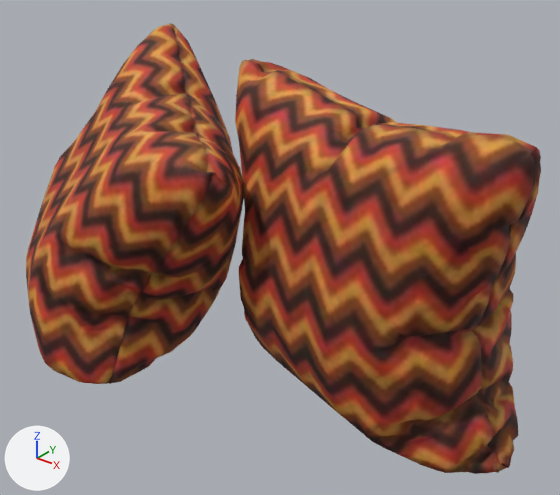
Before and after pictures for a commit that changed the glTF model assets/models/throw_pillows_01.glb.
One viewpoint serves both versions: a camera (50 mm lens) standing at (0.729, -0.818, 0.684) and looking at (0.084, -0.012, 0.184). The lights are fixed; the arrows at lower left show +X, +Y and +Z. The older version comes first. Where no turn or scale is listed for an object, it has been applied to the vertices. Vertices at exactly the same position are counted once.

Script lines for the objects in view, before the commit:
```python
mat_throw_pillows_01 = bpy.data.materials.new('throw_pillows_01')
mat_throw_pillows_01.use_nodes = True; mat_throw_pillows_01.node_tree.nodes.clear()
_N = mat_throw_pillows_01.node_tree.nodes; _L = mat_throw_pillows_01.node_tree.links
n0 = _N.new('ShaderNodeBsdfPrincipled'); n0.name = 'Principled BSDF'
n1 = _N.new('ShaderNodeOutputMaterial'); n1.name = 'Material Output'
n2 = _N.new('ShaderNodeTexImage'); n2.name = 'Image Texture'
n2.image = img_throw_pillows_01_diff
n3 = _N.new('ShaderNodeMath'); n3.name = 'Math'
n3.operation = 'MULTIPLY'
n3.inputs[1].default_value = 0.0  # 'Value'
n4 = _N.new('ShaderNodeSeparateColor'); n4.name = 'Separate Color'
n5 = _N.new('ShaderNodeTexImage'); n5.name = 'Image Texture.001'
n5.image = img_throw_pillows_01_rough
n6 = _N.new('ShaderNodeNormalMap'); n6.name = 'Normal Map'
n6.uv_map = 'UVMap'
n7 = _N.new('ShaderNodeTexImage'); n7.name = 'Image Texture.002'
n7.image = img_throw_pillows_01_nor_gl
_L.new(n0.outputs[0], n1.inputs[0])  # 'BSDF' to 'Surface'
_L.new(n2.outputs[0], n0.inputs[0])  # 'Color' to 'Base Color'
_L.new(n3.outputs[0], n0.inputs[1])  # 'Value' to 'Metallic'
_L.new(n4.outputs[2], n3.inputs[0])  # 'Blue' to 'Value'
_L.new(n4.outputs[1], n0.inputs[2])  # 'Green' to 'Roughness'
_L.new(n5.outputs[0], n4.inputs[0])  # 'Color' to 'Color'
_L.new(n6.outputs[0], n0.inputs[5])  # 'Normal' to 'Normal'
_L.new(n7.outputs[0], n6.inputs[1])  # 'Color' to 'Color'
me_plane_005 = bpy.data.meshes.new('Plane.005')
me_plane_005.from_pydata(...)  # 1912 vertices, 3815 faces; spans x -0.463..0.477, y -0.226..0.225, z -0.225..0.225
me_plane_005.materials.append(mat_throw_pillows_01)
ob_throw_pillows_01_pillow02 = bpy.data.objects.new('throw_pillows_01_pillow02', me_plane_005)
ob_throw_pillows_01_pillow02.location = (-0.001, -0.049, 0.223)
```
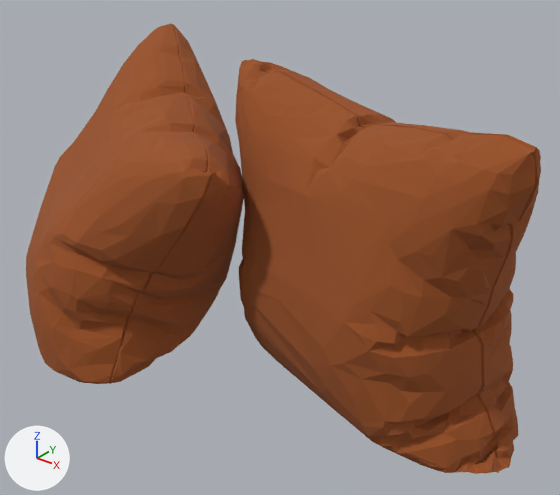
Changed parts and their boxes [x1, y1, x2, y2] in the pictures (560 x 495 px):
'throw_pillows_01_pillow02', surface changed
    both: [26, 24, 541, 474]

The change, as a list of edits to the scene's bpy script:
```text
Change mat_throw_pillows_01:
    remove # nodes: BsdfPrincipled, Math, NormalMap, OutputMaterial, SeparateColor, TexImage x3
    remove # uses the picture img_throw_pillows_01_diff
    remove # uses the picture img_throw_pillows_01_nor_gl
    remove # uses the picture img_throw_pillows_01_rough
    nodes: BsdfPrincipled, OutputMaterial
    colours: brown #995123
Change me_plane_005:
    where me_plane_005.from_pydata(...)  # 1912 vertices, 3815 faces; spans x -0.463..0.477, y -0.226..0.225, z -0.225..0.225
    used by ob_throw_pillows_01_pillow02; location = (-0.001, -0.049, 0.223)
    me_plane_005 part 1: texture (UV) coordinates changed
```
